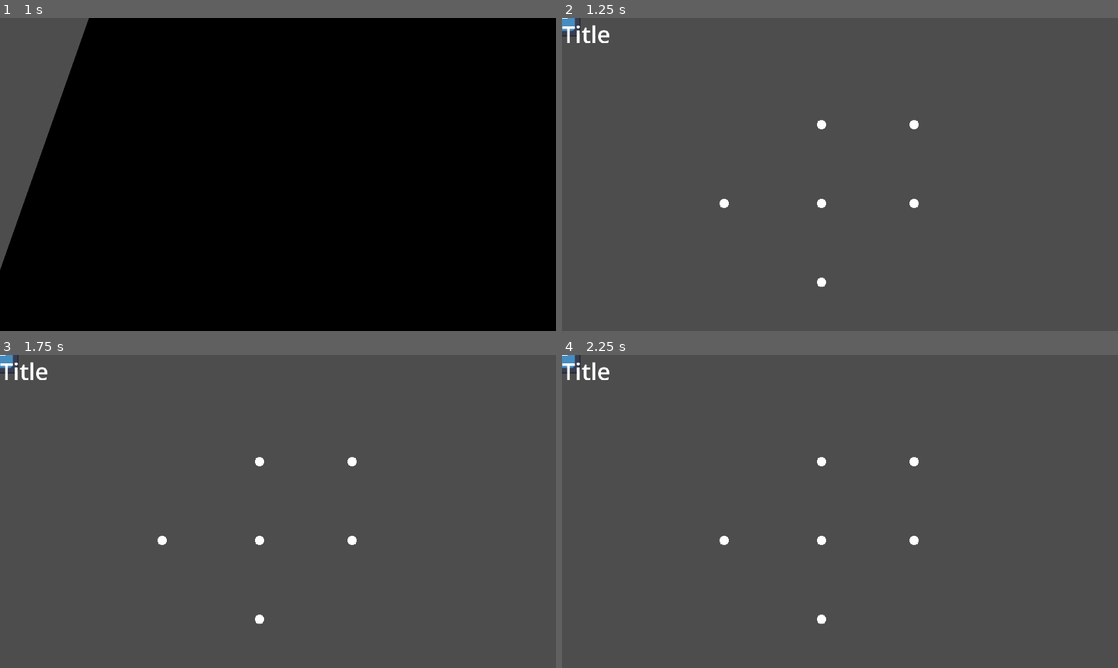
Above: before the commit, frames 1-4 (two rows, left to right).
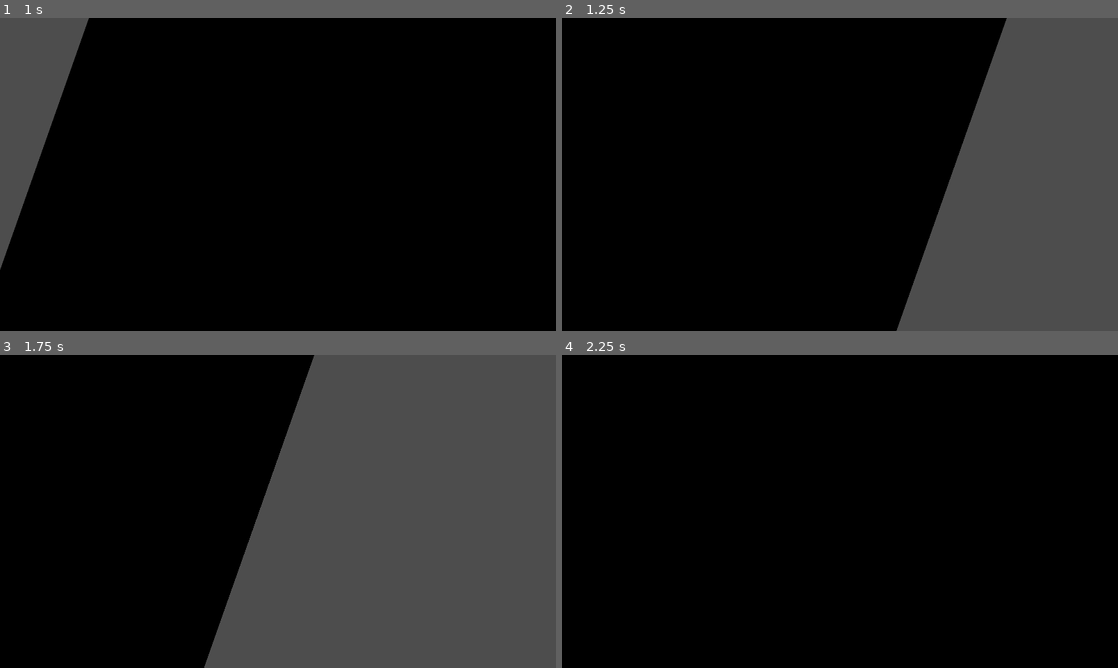
Above: after the commit, the same moments.

Repository: Just-a-Bee/Chrono-Cat
Game: Godot game, scene res://ui/title/title.tscn
The game is run twice, just before and just after one commit, with the same random seed, the same clock (stepped at 60 frames per second) and the same inputs. The engine's default icon, where the game draws it, is replaced by a stand-in: a white triangle on a blue panel in a dark square.
Inputs (mouse positions are in pixels of both pictures, inside the frame that each line leads up to):
- Up to frame 1 (1 s): click "Play" at 0.5 s
- Up to frame 2 (1.25 s): no input
- Up to frame 3 (1.75 s): tap Enter (ui_accept) at 1.25, 1.52 s; move the mouse to (400, 495) at 1.27 s; hold D (right) from 1.28 s (still down); hold X (rewind) from 1.28 s (still down); click (400, 495) at 1.42 s; tap Z (undo) at 1.55 s
- Up to frame 4 (2.25 s): tap Enter (ui_accept) at 1.82 s; move the mouse to (728, 527) at 2.02 s; release D (right) at 2.03 s; release X (rewind) at 2.03 s; hold S (down) from 2.03 s (still down); tap Z (undo) at 2.1 s

Frame 1 is identical in both runs. In frame 2, 70% of the frame differs, in the area x 0-80%, y 0-100%; in frame 3, 47%; in frame 4, 100%, in the area x 0-100%, y 0-100%.
Error before the commit: Parse Error: Identifier "Progress" not declared in the current scope. (res://main.gd:115)
Error after the commit: Cannot call method 'instantiate' on a null value. (res://main.gd:67)

Commit message:
Fixed bug where return to title didnt work Moved states into globals.gd

Diff:
--- a/globals.gd
+++ b/globals.gd
@@ -1,8 +1,17 @@
 extends Node
 
+# settings vars
 var ARR
 var DAS
 
+# progress related vars
+var rewind_unlocked:bool = false
 
-
-var rewind_unlocked:bool = false
+# state vars
+var state:int = STATES.TITLE
+enum STATES
+{
+	TITLE = 0,
+	SELECT = 1,
+	LEVEL = 2
+}
--- a/level_files/level.gd
+++ b/level_files/level.gd
@@ -73,10 +73,6 @@
 		undo()
 	elif event.is_action_pressed("restart"):
 		restart()
-
-	# handle input repeat
-	if is_repeatable(event):
-		start_repeat(event)
 
 # function to return input direction of move event, if there isnt one it returns Vector2i.ZERO
 func get_direction(event)->Vector2i:
@@ -257,35 +253,3 @@
 func set_rewind_uses(new_rewinds):
 	rewind_uses = new_rewinds
 	rewind_uses_changed.emit(new_rewinds)
-
-# input repeat functions
-const REPEATABLE_ACTIONS = ["up", "left", "right", "down", "undo"]
-
-var is_repeating:bool = false
-var repeat_event:InputEvent = null
-
-#input repeat functions
-#function to start repeating a repeatable input
-func handle_repeat(event:InputEvent):
-	if is_repeatable(event):
-		is_repeating = true
-		repeat_event = event
-		repeat_timer.start(Globals.DAS)
-#handle releasing of a repeat event
-func handle_repeat_release(event:InputEvent):
-	if isRepeating and not event.is_pressed() and event.is_match(repeatEvent):
-		isRepeating = false
-		repeatEvent = null
-		repeatTimer.stop()
-#function to return if an input is repeatable
-func is_repeatable(event:InputEvent)->bool:
-	if event.is_match(repeatEvent):
-		return false
-	for input in repeatableInputs:
-		if event.is_action_pressed(input):
-			return true
-	return false
-#function to create input events on repeatTimer timeout
-func _on_repeat_timer_timeout():
-	Input.parse_input_event(repeatEvent)
-	repeatTimer.start(Globals.ARR)
--- a/main.gd
+++ b/main.gd
@@ -4,15 +4,9 @@
 #Script for state autoload, changes game state, passing data like level completions between states
 
 @onready var level_select = get_node("LevelSelect")
-const TITLE_PATH = "res://ui/title.tscn"
+const TITLE_PATH = "res://ui/title/title.tscn"
 
-# var to hold the current state
-var state:int = STATES.SELECT
-enum STATES
-{
-	SELECT = 0,
-	LEVEL = 1
-}
+
 
 # pause vars
 var is_paused:bool = false
@@ -55,6 +49,7 @@
 	do_input = false
 	$Transitioner.fade_to_black()
 	await $Transitioner.animation_finished
+	Globals.state = Globals.STATES.TITLE
 	get_tree().change_scene_to_file(TITLE_PATH)
 
 
@@ -71,7 +66,7 @@
 	remove_child(level_select)
 	level_node = level.instantiate()
 	add_child(level_node)
-	state = STATES.LEVEL
+	Globals.state = Globals.STATES.LEVEL
 	# fade from black
 	$Transitioner.fade_from_black()
 	await $Transitioner.animation_finished
@@ -98,7 +93,7 @@
 	level_node.queue_free()
 	add_child(level_select)
 
-	state = STATES.SELECT
+	Globals.state = Globals.STATES.SELECT
 	# fade from black
 	$Transitioner.fade_from_black()
 	await $Transitioner.animation_finished
@@ -112,4 +107,4 @@
 # function to show unlocking animation for rewind ability
 func unlock_rewind():
 	$RewindBar.show()
-	Progress.rewind_unlocked = true
+	Globals.rewind_unlocked = true
--- a/ui/pause_menu.gd
+++ b/ui/pause_menu.gd
@@ -4,7 +4,7 @@
 
 func update_buttons():
 	$VBoxContainer/Resume.grab_focus()
-	if main.state != main.STATES.LEVEL:
+	if Globals.state != Globals.STATES.LEVEL:
 		$VBoxContainer/ReturnToMap.hide()
 	else:
 		$VBoxContainer/ReturnToMap.show()
--- a/ui/title/title.gd
+++ b/ui/title/title.gd
@@ -10,6 +10,7 @@
 func _on_play_button_up():
 	$Transitioner.fade_to_black()
 	await $Transitioner.animation_finished
+	Globals.state = Globals.STATES.SELECT
 	get_tree().change_scene_to_file(MAIN_PATH)
 
 
